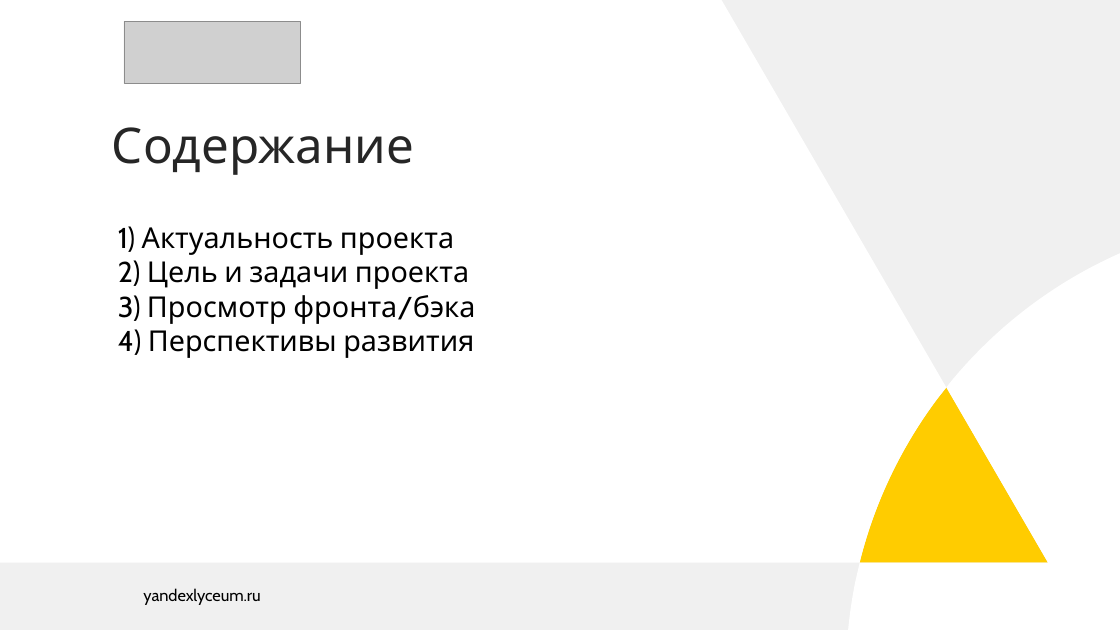
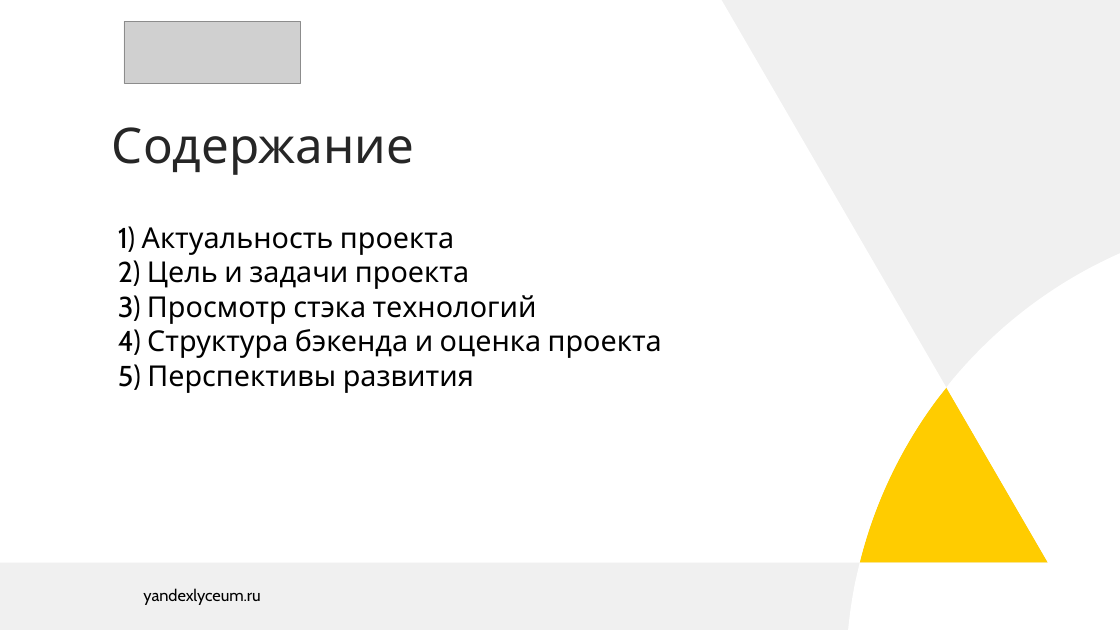
Before and after one commit to RadmirRamazanov/AreteLMS, a slide deck: slide 2 of docs/Presentation.pptx. Drawn at 1120x630 pixels with LibreOffice and Linux fonts; fonts in the diff are those of the drawing; grey boxes stand for pictures. Boxes give left, top, right and bottom in pixels: in the first picture for what was removed or moved away, otherwise in the second. Text is boxed around its words. In the diff, an @@ line names an element or a change of style, - is before the commit and + after.

```diff
--- a/docs/Presentation.pptx
+++ b/docs/Presentation.pptx
@@ text at <box>118,295,662,393</box>: text changed @@
-3) Просмотр фронта/бэка
-4) Перспективы развития
+3) Просмотр стэка технологий
+4) Структура бэкенда и оценка проекта
+5) Перспективы развития
```
Also in this commit, not shown: 1 other slide changed, 1 slide added, 2 slides removed.
